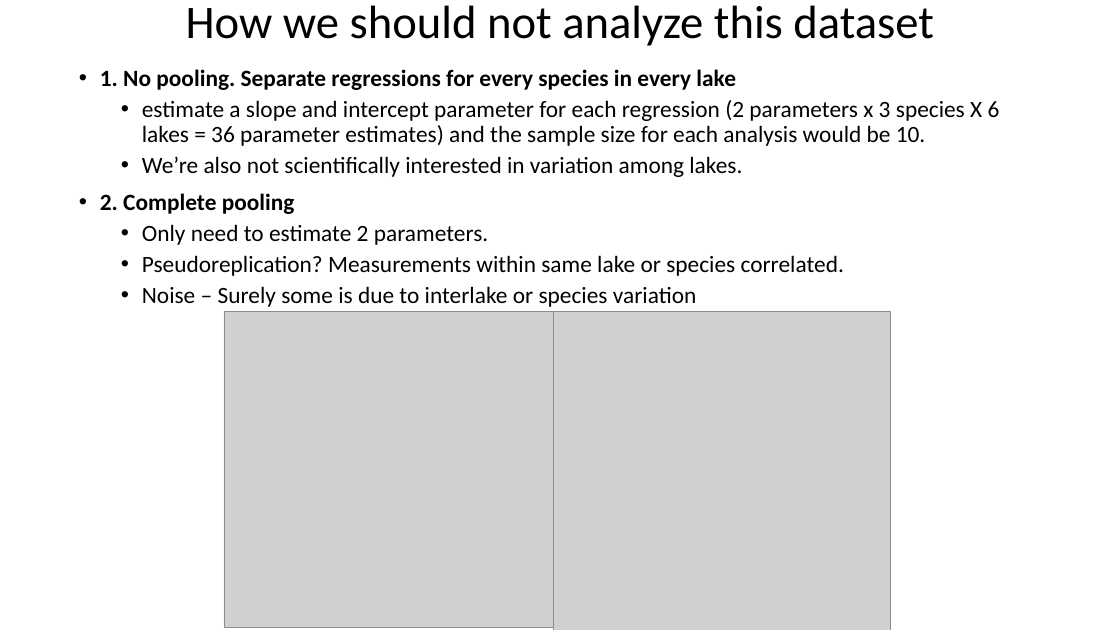
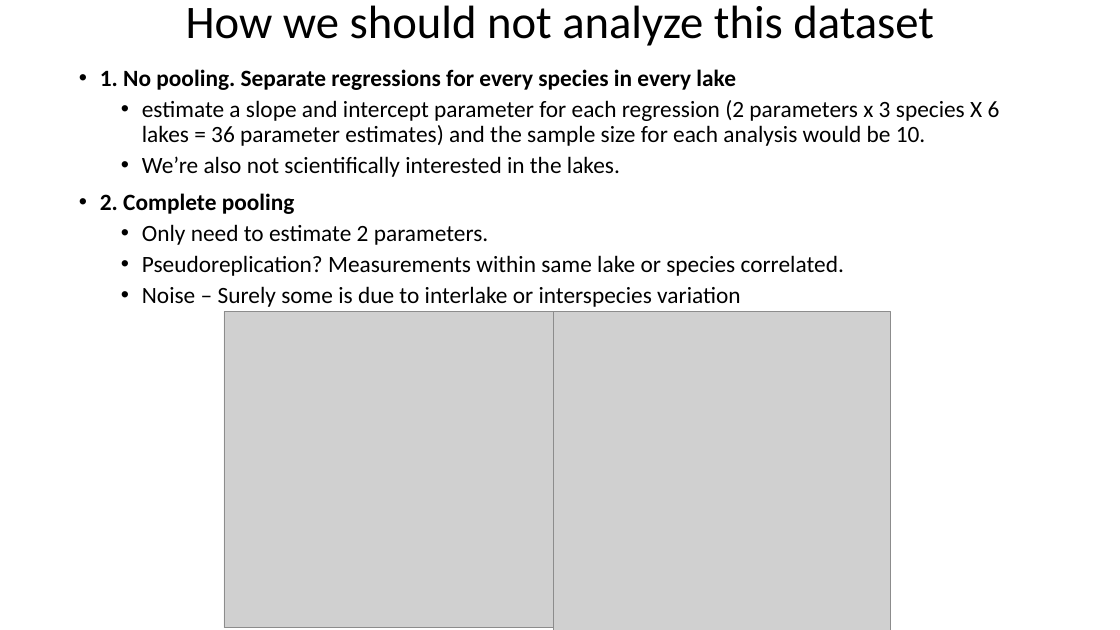
Before and after one commit to taaltree/FW536, a slide deck: slide 26 of Day3_MixedModels_ModelSelection/FW536_Day3_Morning_mixed effects_accessible.pptx. Drawn at 1120x630 pixels with LibreOffice and Linux fonts; fonts in the diff are those of the drawing; grey boxes stand for pictures. Boxes give left, top, right and bottom in pixels: in the first picture for what was removed or moved away, otherwise in the second. Text is boxed around its words. In the diff, an @@ line names an element or a change of style, - is before the commit and + after.

```diff
--- a/Day3_MixedModels_ModelSelection/FW536_Day3_Morning_mixed effects_accessible.pptx
+++ b/Day3_MixedModels_ModelSelection/FW536_Day3_Morning_mixed effects_accessible.pptx
@@ text at <box>142,156,620,177</box>: text changed @@
-  • We’re also not scientifically interested in variation among lakes.
+  • We’re also not scientifically interested in the lakes.
@@ text at <box>142,286,740,307</box>: text changed @@
-  • Noise – Surely some is due to interlake or species variation
+  • Noise – Surely some is due to interlake or interspecies variation
```
Also in this commit, not shown: 22 other slides changed, 1 slide removed, 5 other files.
